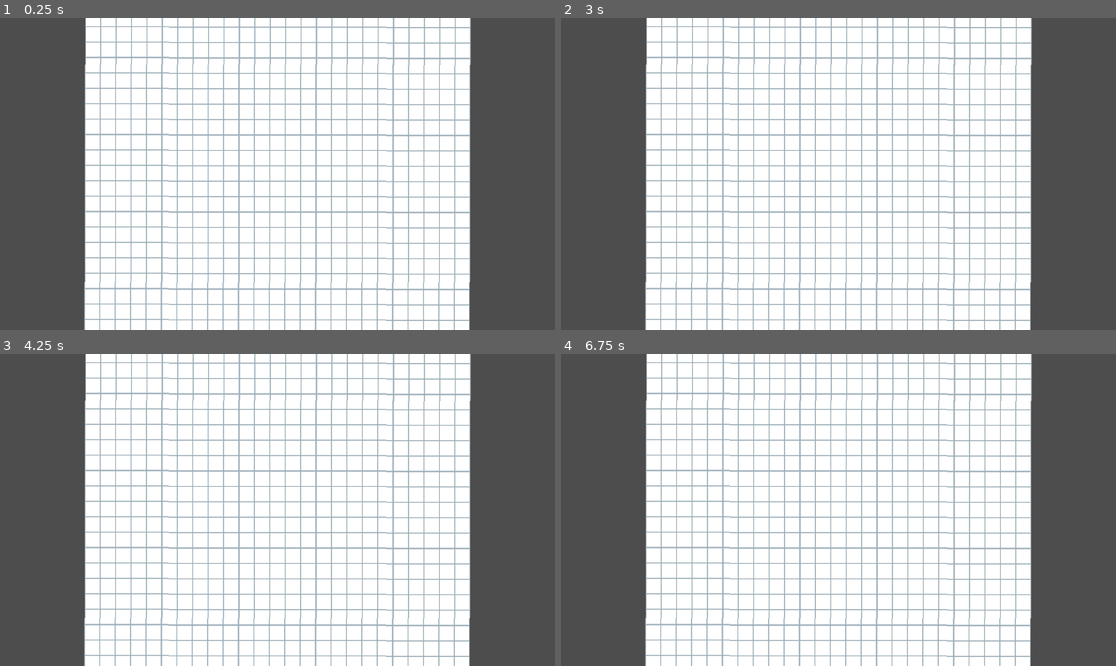
Above: before the commit, frames 1-4 (two rows, left to right).
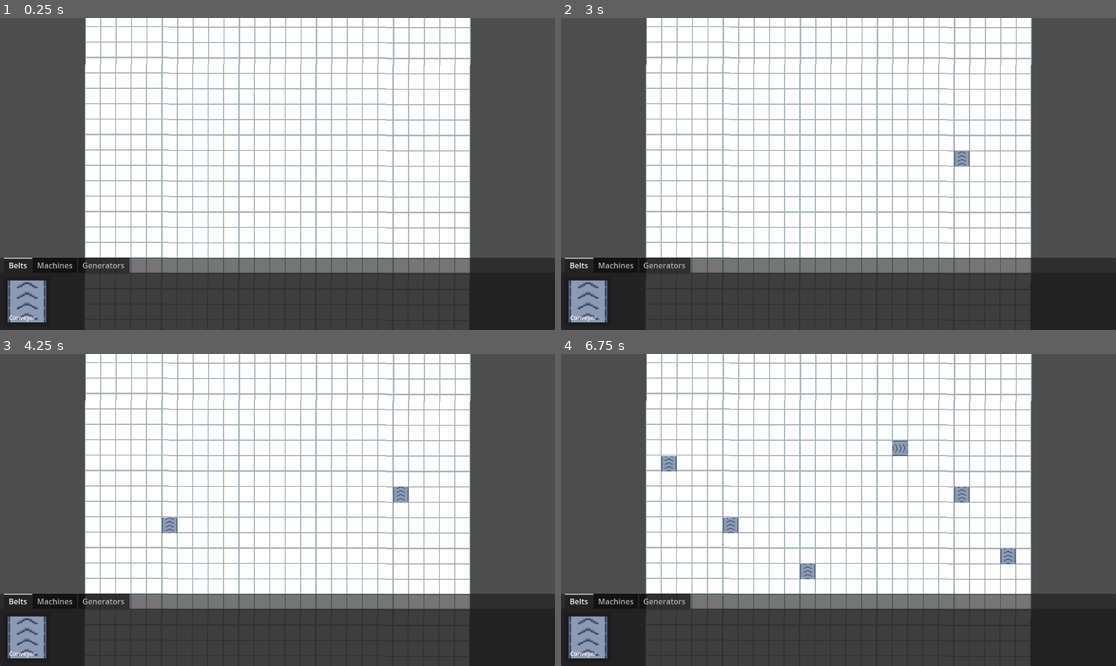
Above: after the commit, the same moments.

Repository: JeroenoBoy/Uncraft
Game: Godot game, scene res://Scenes/Game.tscn
Same seed, same stepped clock (60 frames per second), same inputs: the game is played once before the commit and once after it.
Inputs (mouse positions are in pixels of both pictures, inside the frame that each line leads up to):
- Up to frame 1 (0.25 s): no input
- Up to frame 2 (3 s): click (588, 301) at 0.52 s; click (588, 301) at 1.27 s; click (588, 301) at 2.02 s; tap Enter at 2.75 s; move the mouse to (960, 158) at 2.77 s; click (960, 158) at 2.85 s
- Up to frame 3 (4.25 s): move the mouse to (166, 525) at 3.52 s; click (166, 525) at 3.6 s
- Up to frame 4 (6.75 s): move the mouse to (894, 441) at 4.27 s; tap E (build_rotate_clockwise) at 4.35 s; click (894, 441) at 4.55 s; move the mouse to (810, 572) at 5.02 s; tap Q (building_rotate_anti_clockwise) at 5.1 s; click (810, 572) at 5.3 s; move the mouse to (1005, 556) at 5.77 s; click (1005, 556) at 5.85 s; move the mouse to (672, 463) at 6.52 s; click (672, 463) at 6.6 s

The runs differ from the first frame. In frame 1, 23% of the frame differs, in the area x 0-100%, y 76-100%; in frame 2, 23%; in frame 3, 23%; in frame 4, 24%, in the area x 0-100%, y 27-100%.
Error before the commit: Parse Error: Could not resolve class "Grid", because of a parser error. (res://Scripts/Grid/GridNode.gd:46)
Error after the commit: Attempt to call function 'dir_exists' in base 'null instance' on a null instance. (res://Scripts/UI/ItemSelector/ItemSelectorCategory.gd:10)

Commit message:
Fix rotation of objects

Diff:
--- a/Scripts/Grid/Grid.gd
+++ b/Scripts/Grid/Grid.gd
@@ -27,17 +27,18 @@
 static func grid_mouse_pos(adjust_for_node: GridNode = null) -> Vector2i:
 	var mouse_pos = instance.get_viewport().get_camera_2d().get_global_mouse_position()
 	mouse_pos += DEFAULT_OFFSET
-	if adjust_for_node == null:
-		pass
-	else:
+	if adjust_for_node != null:
 		var offset = ((adjust_for_node.size - Vector2i.ONE) * 0.5 + Vector2(adjust_for_node.offset)) * CELL_SIZE
 		mouse_pos -= offset.rotated(adjust_for_node.global_rotation)
-		pass
-		# var offset = (adjust_for_node.size * 0.5 + adjust_for_node.offset * 1.0) * CELL_SIZE - DEFAULT_OFFSET
-		# mouse_pos += offset.rotated(deg_to_rad(adjust_for_node.global_rotation_degrees))
 	return Grid.world_to_grid(mouse_pos)
 
-static func fast_rotate()
+static func fast_rotate(vector: Vector2i, rot: float) -> Vector2i:
+	var rounded_rot = ((int(round(rot / 90)) % 4) + 4) % 4
+	for i in range(rounded_rot):
+		var y = vector.y
+		vector.y = vector.x
+		vector.x = -y
+	return vector
 
 func _exit_tree() -> void:
 	instance = null
@@ -58,11 +59,12 @@
 		return
 
 	var gridPos = world_to_grid(node.position)
-	gridPos += node.offset
+	var offset = node.offset
+	var rot = node.global_rotation_degrees
 
 	for x in range(node.size.x):
 		for y in range(node.size.y):
-			var pos = Vector2i(x + gridPos.x, y + gridPos.y)
+			var pos = fast_rotate(Vector2i(x + offset.x, y + offset.y), rot) + gridPos
 			if !_grid.has(pos):
 				astar.set_point_solid(pos, true)
 				_grid[pos] = []
@@ -76,11 +78,12 @@
 		return
 
 	var gridPos = world_to_grid(node.position)
-	gridPos += node.offset
+	var offset = node.offset
+	var rot = node.global_rotation_degrees
 
 	for x in range(node.size.x):
 		for y in range(node.size.y):
-			var pos = Vector2i(x + gridPos.x, y + gridPos.y)
+			var pos = fast_rotate(Vector2i(x + offset.x, y + offset.y), rot) + gridPos
 			if !_grid.has(pos):
 				continue
 
@@ -95,10 +98,11 @@
 func is_spot_occupied(node: GridNode) -> bool:
 	var gridPos = world_to_grid(node.position)
 	var offset = node.offset
+	var rot = node.global_rotation_degrees
 
 	for x in range(node.size.x):
 		for y in range(node.size.y):
-			var pos = Vector2i(x + offset.x, y + offset.y)
+			var pos = fast_rotate(Vector2i(x + offset.x, y + offset.y), rot) + gridPos
 			if _grid.has(pos):
 				return false
 
